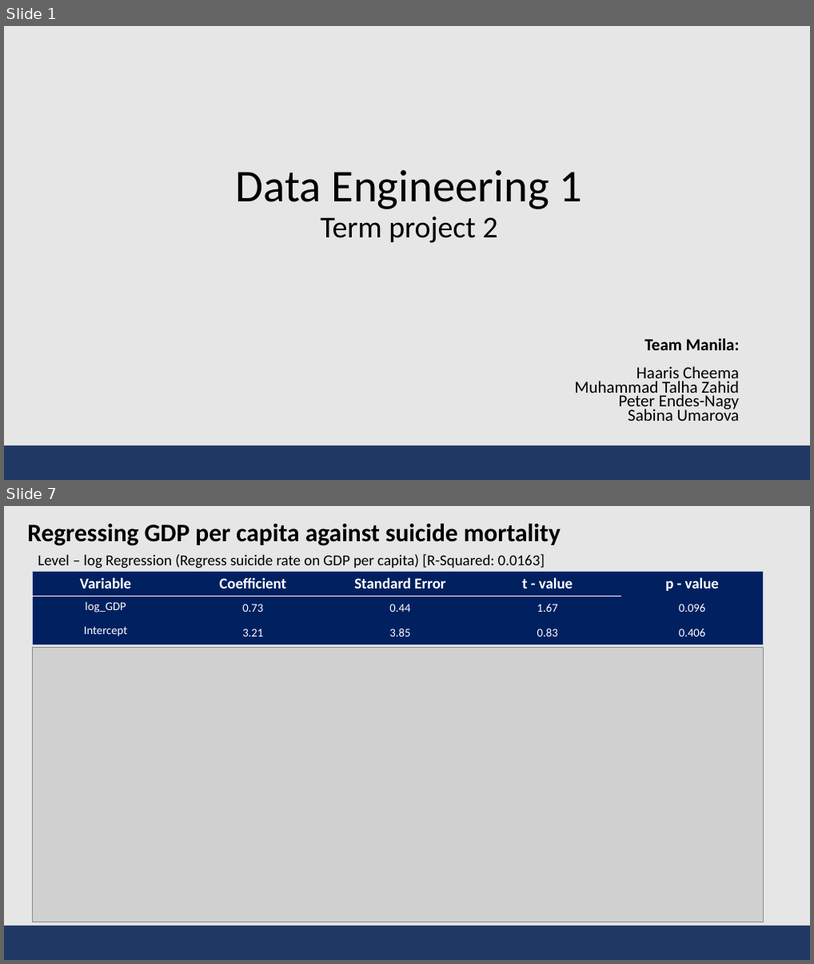
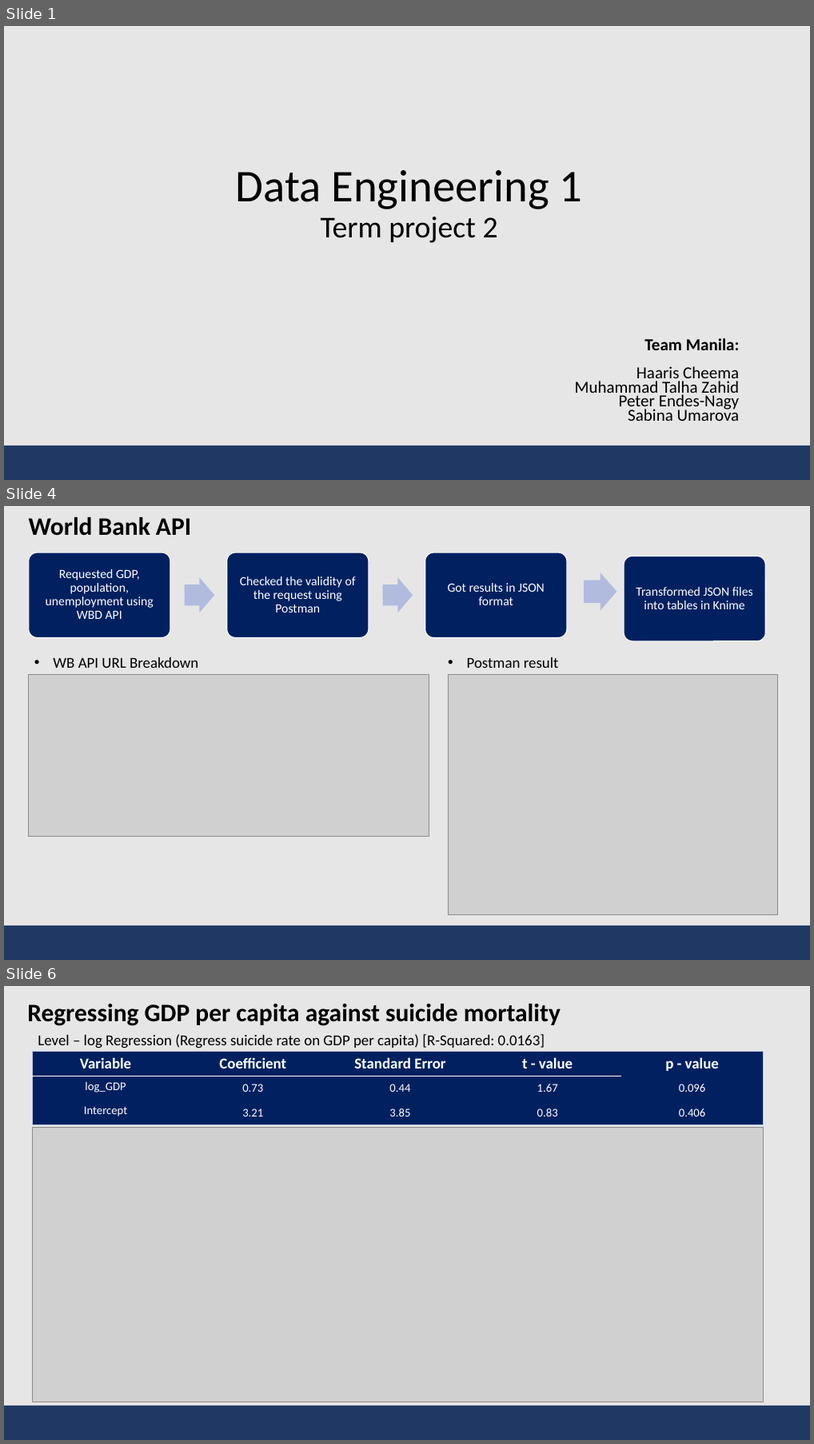
Before and after one commit to bmbln/Team_Manila, a slide deck: DE Term Project/DE_TeamManila_Presentation.pptx. Shown one above the other, each under a label of ours: slides 1 and 7 before the commit, slides 1, 4 and 6 after it; the slides between them are not shown. The pictures are 814x964 and 814x1444 pixels, drawn with LibreOffice and Linux fonts; fonts in the diff are those of the drawing; grey boxes stand for pictures. Boxes give left, top, right and bottom in pixels: in the first picture for what was removed or moved away, otherwise in the second. Text is boxed around its words. In the diff, an @@ line names an element or a change of style, - is before the commit and + after.

```diff
--- a/DE Term Project/DE_TeamManila_Presentation.pptx
+++ b/DE Term Project/DE_TeamManila_Presentation.pptx
@@ slide 4 added at <box>4,506,810,960</box>, background #E7E6E6 @@
@@ title added at <box>29,517,191,536</box>, 30 pt, text #000000, bold @@
+World Bank API
@@ group added at <box>29,552,766,641</box>: 4 rounded rectangles, 4 texts, 3 right arrows @@
+Requested GDP, population, unemployment using WBD API
+Checked the validity of the request using Postman
+Got results in JSON format
+Transformed JSON files into tables in Knime
@@ text added at <box>53,657,198,668</box>, 18 pt, text #000000 @@
+• WB API URL Breakdown
@@ text added at <box>467,657,559,668</box>, 18 pt, text #000000 @@
+• Postman result
@@ picture added at <box>28,675,430,836</box> @@
@@ picture added at <box>449,675,778,914</box> @@
@@ rectangle added at <box>4,925,810,960</box>, fill #203864 @@
@@ what was slide 7 is now slide 6 @@
```
Also in this commit, not shown: 2 slides changed, 1 other slide added, 3 slides removed.
